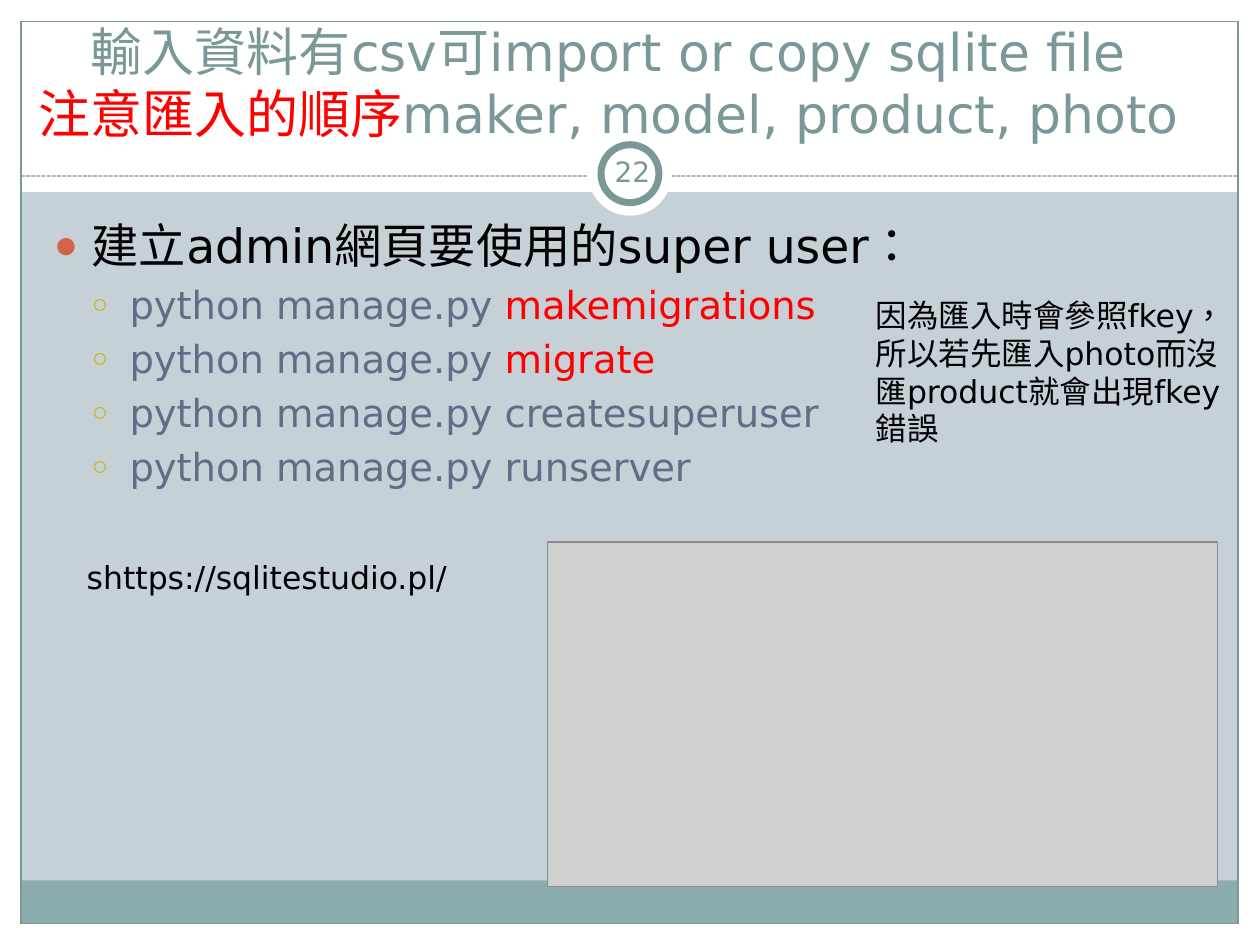
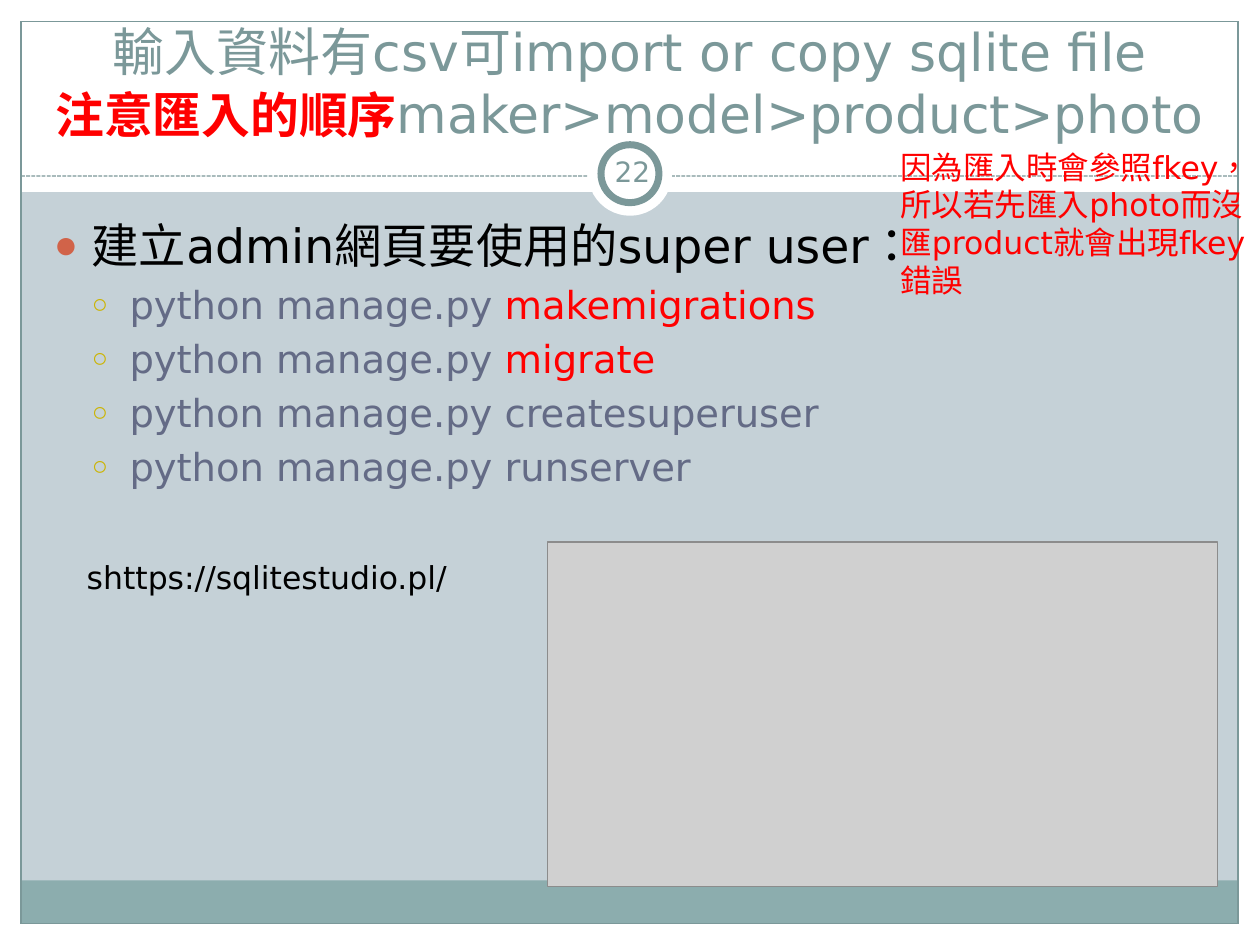
Before and after one commit to jacktea88/406django, a slide deck: slide 22 of ch07/Django4-ch07.pptx. Drawn at 1260x945 pixels with LibreOffice and Linux fonts; fonts in the diff are those of the drawing; grey boxes stand for pictures. Boxes give left, top, right and bottom in pixels: in the first picture for what was removed or moved away, otherwise in the second. Text is boxed around its words. In the diff, an @@ line names an element or a change of style, - is before the commit and + after.

```diff
--- a/ch07/Django4-ch07.pptx
+++ b/ch07/Django4-ch07.pptx
@@ title at (55,21,1204,143): text changed @@
-輸入資料有csv可import or copy sqlite file
-注意匯入的順序maker, model, product, photo
+輸入資料有csv可import or copy sqlite file
+注意匯入的順序maker>model>product>photo
@@ text "因為匯入時會參照fkey，所以若先匯入photo而沒匯product就會出現fkey錯誤": place and size @@
-text "因為匯入時會參照fkey，所以若先匯入photo而沒匯product就會出現fkey錯誤" at (876,300,1226,372)
+text "因為匯入時會參照fkey，所以若先匯入photo而沒匯product就會出現fkey錯誤" at (900,147,1250,225)
@@ text "因為匯入時會參照fkey，所以若先匯入photo而沒匯product就會出現fkey錯誤" at (900,147,1250,225): text colour #000000 to #FF0000 @@
```
Also in this commit, not shown: 10 other slides changed, 1 slide added, 6 other files.
